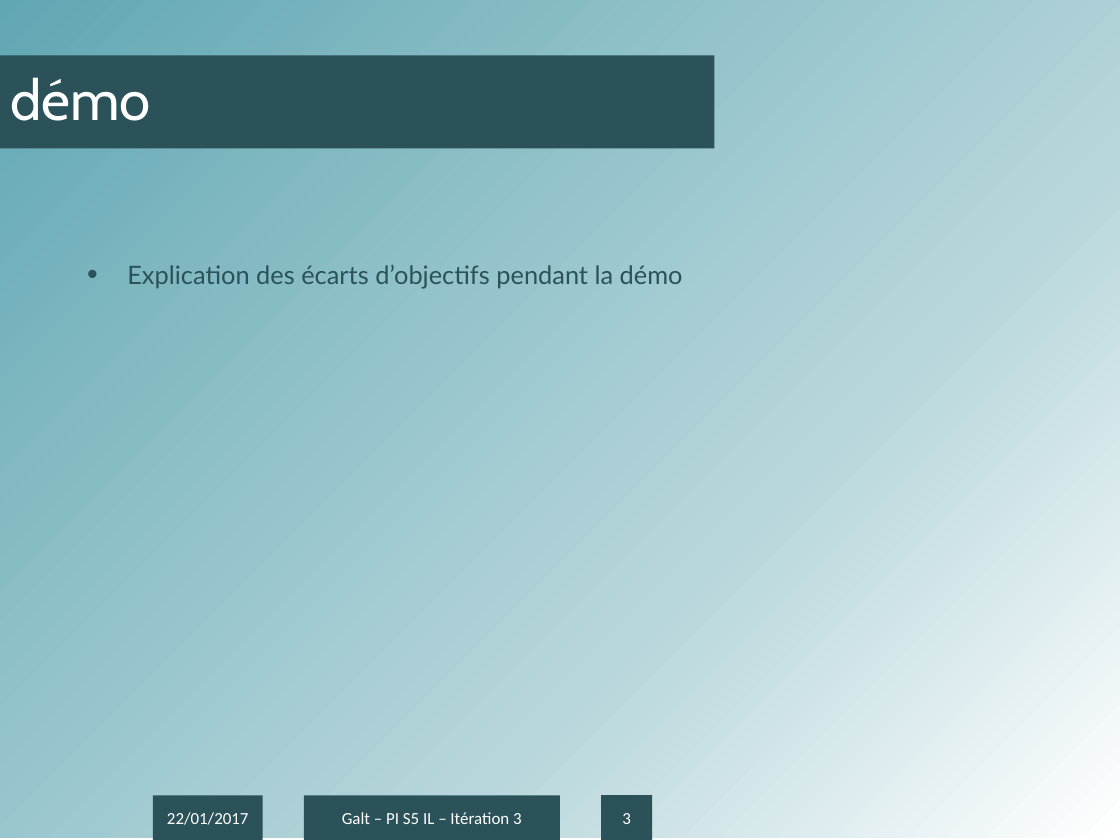
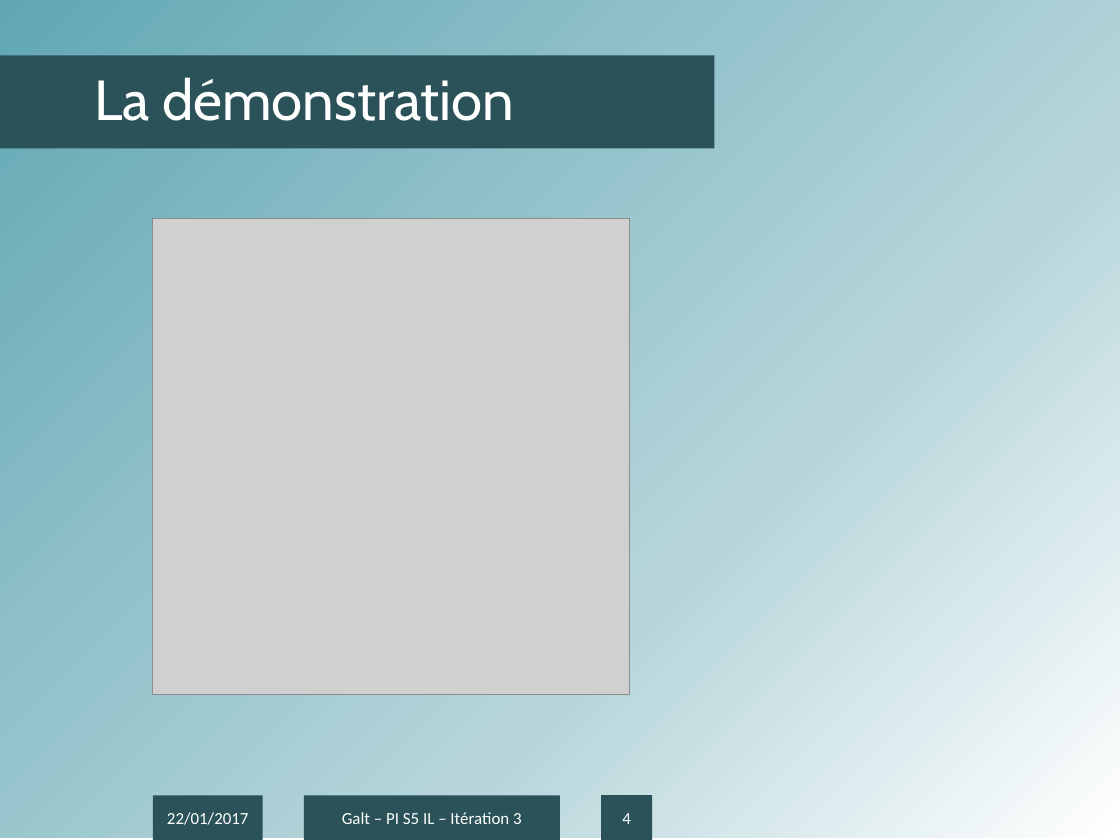
Before and after one commit to antonin-charrier/Project-Galt, a slide deck: slide 4 of Itérations/Présentation IT3.pptx (slide 3 before the commit). Drawn at 1120x840 pixels with LibreOffice and Linux fonts; fonts in the diff are those of the drawing; grey boxes stand for pictures; background and template pictures are left out. Boxes give left, top, right and bottom in pixels: in the first picture for what was removed or moved away, otherwise in the second. Text is boxed around its words. In the diff, an @@ line names an element or a change of style, - is before the commit and + after.

```diff
--- a/Itérations/Présentation IT3.pptx
+++ b/Itérations/Présentation IT3.pptx
@@ title at (94,77,514,121): text changed @@
-démo
+La démonstration
@@ picture added at (153,219,630,695) @@
@@ text removed at (127,265,683,289) @@
-• Explication des écarts d’objectifs pendant la démo
@@ page number at (622,813,631,824): text changed @@
-3
+4
```
Also in this commit, not shown: 2 other slides changed, 6 slides added.
